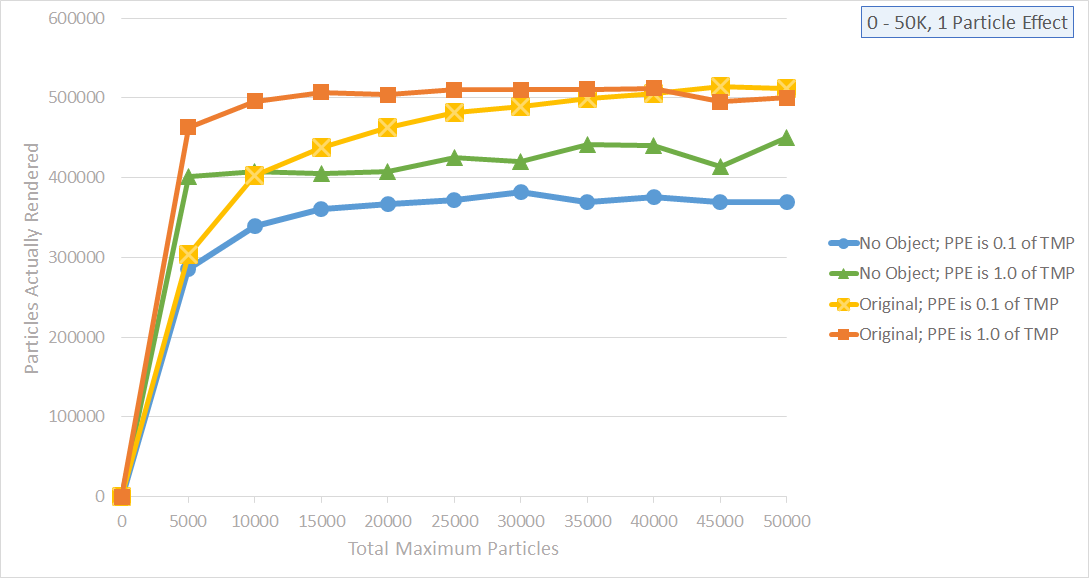
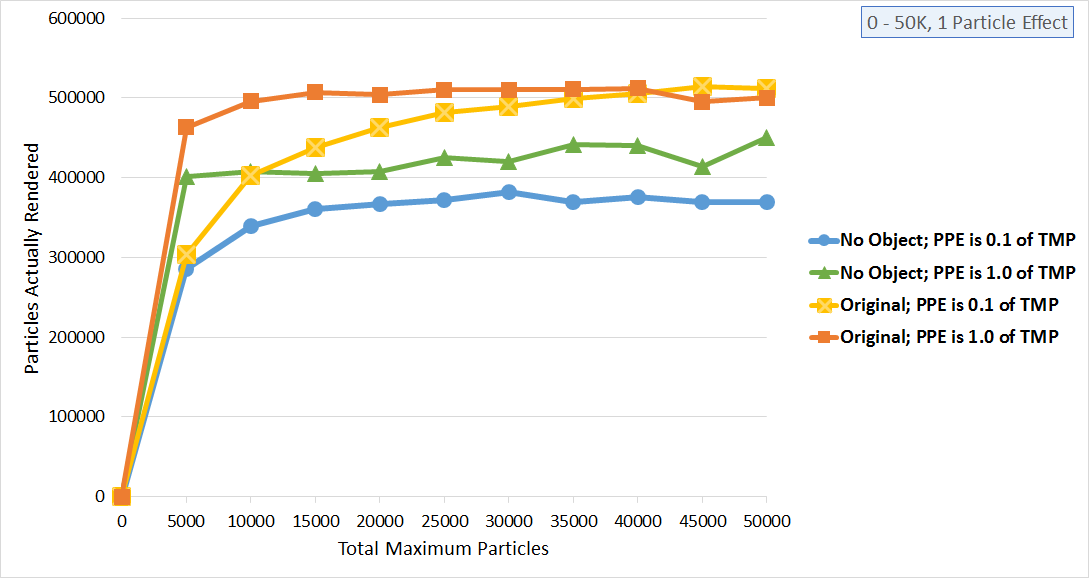
Before/after of a 1089×578 layered artwork. What changed in the layer stack:
added layer "Layer 3" above "Layer 2" over <box>23,12,1076,555</box>
